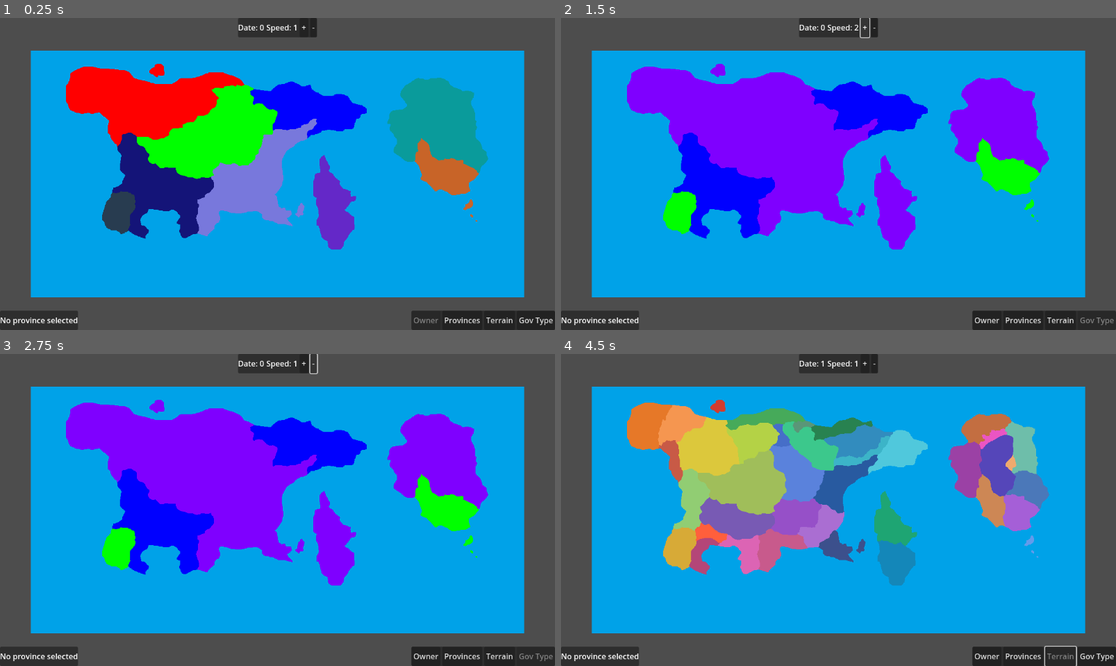
Above: before the commit, frames 1-4 (two rows, left to right).
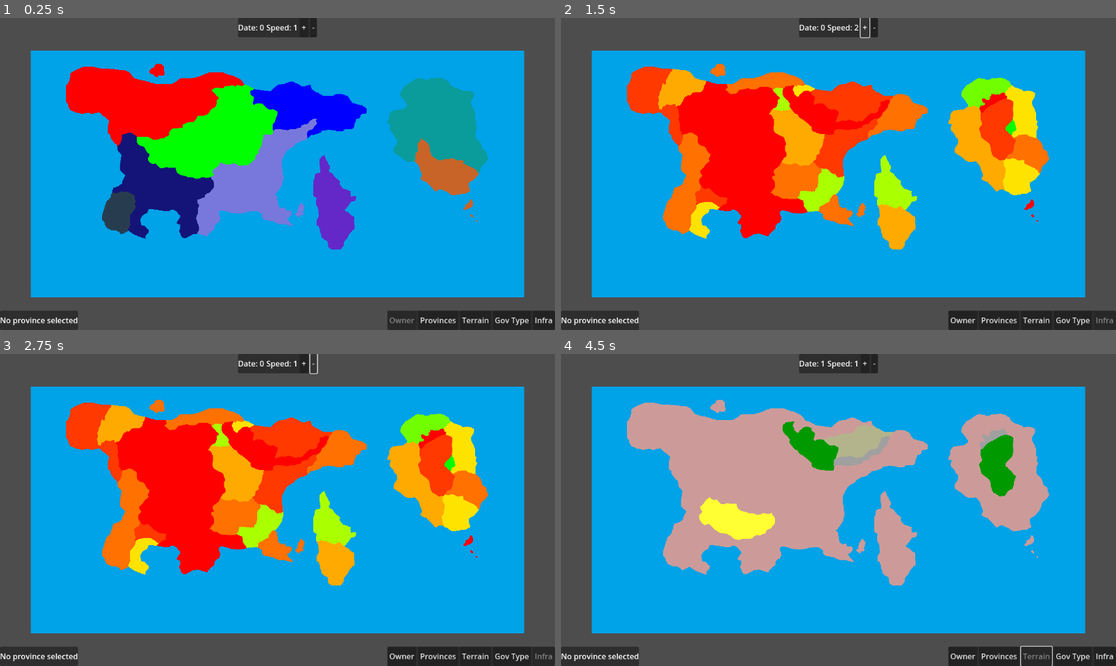
Above: after the commit, the same moments.

Repository: tsallustro/map-game
Game: Godot game, scene res://main.tscn
The game is run twice, just before and just after one commit, with the same random seed, the same clock (stepped at 60 frames per second) and the same inputs.
Inputs (mouse positions are in pixels of both pictures, inside the frame that each line leads up to):
- Up to frame 1 (0.25 s): no input
- Up to frame 2 (1.5 s): click (1104, 320) at 0.5 s, where only the run after the commit has a clickable "Infra"; click "+" at 1.25 s
- Up to frame 3 (2.75 s): click "-" at 2 s
- Up to frame 4 (4.5 s): click "Owner" at 2.75 s; click "Provinces" at 3.5 s; click "Terrain" at 4.25 s

The runs differ from the first frame. In frame 1, 0.5% of the frame differs, in the area x 69-100%, y 93-100%; in frame 2, 24%; in frame 3, 24%; in frame 4, 24%, in the area x 11-100%, y 14-100%.

Commit message:
Infra map mode

Diff:
--- a/data/provinces.json
+++ b/data/provinces.json
@@ -7,7 +7,7 @@
 			60.0,
 			45.0
 		],
-		"infrastructure": 1,
+		"infrastructure": 3.0,
 		"owner": "NWT",
 		"terrain": "PLAIN"
 	},
@@ -19,7 +19,7 @@
 			120.0,
 			40.0
 		],
-		"infrastructure": 1,
+		"infrastructure": 2.0,
 		"owner": "NWT",
 		"terrain": "PLAIN"
 	},
@@ -31,7 +31,7 @@
 			90.0,
 			70.0
 		],
-		"infrastructure": 1,
+		"infrastructure": 2.0,
 		"owner": "NWT",
 		"terrain": "PLAIN"
 	},
@@ -43,7 +43,7 @@
 			150.0,
 			80.0
 		],
-		"infrastructure": 1,
+		"infrastructure": 4.0,
 		"owner": "NWT",
 		"terrain": "PLAIN"
 	},
@@ -55,7 +55,7 @@
 			200.0,
 			60.0
 		],
-		"infrastructure": 1,
+		"infrastructure": 1.0,
 		"owner": "NWT",
 		"terrain": "PLAIN"
 	},
@@ -67,7 +67,7 @@
 			210.0,
 			70.0
 		],
-		"infrastructure": 1,
+		"infrastructure": 1.0,
 		"owner": "NWT",
 		"terrain": "PLAIN"
 	},
@@ -79,7 +79,7 @@
 			190.0,
 			90.0
 		],
-		"infrastructure": 1,
+		"infrastructure": 1.0,
 		"owner": "HRS",
 		"terrain": "PLAIN"
 	},
@@ -91,7 +91,7 @@
 			170.0,
 			90.0
 		],
-		"infrastructure": 1,
+		"infrastructure": 3.0,
 		"owner": "NWT",
 		"terrain": "PLAIN"
 	},
@@ -103,7 +103,7 @@
 			200.0,
 			140.0
 		],
-		"infrastructure": 1,
+		"infrastructure": 1.0,
 		"owner": "HRS",
 		"terrain": "FOREST"
 	},
@@ -115,7 +115,7 @@
 			150.0,
 			120.0
 		],
-		"infrastructure": 1,
+		"infrastructure": 5.0,
 		"owner": "HRS",
 		"terrain": "PLAIN"
 	},
@@ -127,7 +127,7 @@
 			130.0,
 			80.0
 		],
-		"infrastructure": 1,
+		"infrastructure": 2.0,
 		"owner": "NET",
 		"terrain": "PLAIN"
 	},
@@ -139,7 +139,7 @@
 			180.0,
 			200.0
 		],
-		"infrastructure": 1,
+		"infrastructure": 1.0,
 		"owner": "NET",
 		"terrain": "MOUNTAIN"
 	},
@@ -151,7 +151,7 @@
 			140.0,
 			190.0
 		],
-		"infrastructure": 1,
+		"infrastructure": 2.0,
 		"owner": "NET",
 		"terrain": "HILL"
 	},
@@ -163,7 +163,7 @@
 			200.0,
 			220.0
 		],
-		"infrastructure": 1,
+		"infrastructure": 3.0,
 		"owner": "NET",
 		"terrain": "PLAIN"
 	},
@@ -175,7 +175,7 @@
 			110.0,
 			200.0
 		],
-		"infrastructure": 5,
+		"infrastructure": 7.0,
 		"owner": "HRS",
 		"terrain": "PLAIN"
 	},
@@ -187,7 +187,7 @@
 			130.0,
 			220.0
 		],
-		"infrastructure": 1,
+		"infrastructure": 4.0,
 		"owner": "HRS",
 		"terrain": "PLAIN"
 	},
@@ -199,7 +199,7 @@
 			90.0,
 			160.0
 		],
-		"infrastructure": 1,
+		"infrastructure": 2.0,
 		"owner": "NYM",
 		"terrain": "PLAIN"
 	},
@@ -211,7 +211,7 @@
 			80.0,
 			140.0
 		],
-		"infrastructure": 1,
+		"infrastructure": 3.0,
 		"owner": "NYM",
 		"terrain": "PLAIN"
 	},
@@ -223,7 +223,7 @@
 			90.0,
 			180.0
 		],
-		"infrastructure": 1,
+		"infrastructure": 1.0,
 		"owner": "ORM",
 		"terrain": "DESERT"
 	},
@@ -235,7 +235,7 @@
 			80.0,
 			200.0
 		],
-		"infrastructure": 1,
+		"infrastructure": 3.0,
 		"owner": "NYM",
 		"terrain": "PLAIN"
 	},
@@ -247,7 +247,7 @@
 			110.0,
 			210.0
 		],
-		"infrastructure": 4,
+		"infrastructure": 7.0,
 		"owner": "NYM",
 		"terrain": "PLAIN"
 	},
@@ -259,7 +259,7 @@
 			90.0,
 			140.0
 		],
-		"infrastructure": 1,
+		"infrastructure": 1.0,
 		"owner": "NYM",
 		"terrain": "PLAIN"
 	},
@@ -271,7 +271,7 @@
 			100.0,
 			180.0
 		],
-		"infrastructure": 1,
+		"infrastructure": 1.0,
 		"owner": "ORM",
 		"terrain": "PLAIN"
 	},
@@ -283,7 +283,7 @@
 			70.0,
 			120.0
 		],
-		"infrastructure": 1,
+		"infrastructure": 5.0,
 		"owner": "ORM",
 		"terrain": "PLAIN"
 	},
@@ -295,7 +295,7 @@
 			95.0,
 			60.0
 		],
-		"infrastructure": 1,
+		"infrastructure": 2.0,
 		"owner": "ORM",
 		"terrain": "PLAIN"
 	},
@@ -307,7 +307,7 @@
 			170.0,
 			55.0
 		],
-		"infrastructure": 3,
+		"infrastructure": 3.0,
 		"owner": "EMB",
 		"terrain": "PLAIN"
 	},
@@ -319,7 +319,7 @@
 			205.0,
 			115.0
 		],
-		"infrastructure": 1,
+		"infrastructure": 3.0,
 		"owner": "ORM",
 		"terrain": "PLAIN"
 	},
@@ -331,7 +331,7 @@
 			165.0,
 			115.0
 		],
-		"infrastructure": 1,
+		"infrastructure": 7.0,
 		"owner": "NEU",
 		"terrain": "PLAIN"
 	},
@@ -343,7 +343,7 @@
 			135.0,
 			185.0
 		],
-		"infrastructure": 1,
+		"infrastructure": 4.0,
 		"owner": "NEU",
 		"terrain": "PLAIN"
 	},
@@ -355,7 +355,7 @@
 			155.0,
 			235.0
 		],
-		"infrastructure": 1,
+		"infrastructure": 1.0,
 		"owner": "MOR",
 		"terrain": "PLAIN"
 	},
@@ -367,7 +367,7 @@
 			70.0,
 			185.0
 		],
-		"infrastructure": 1,
+		"infrastructure": 2.0,
 		"owner": "AST",
 		"terrain": "FOREST"
 	},
@@ -379,7 +379,7 @@
 			65.0,
 			165.0
 		],
-		"infrastructure": 1,
+		"infrastructure": 4.0,
 		"owner": "AST",
 		"terrain": "PLAIN"
 	},
@@ -391,7 +391,7 @@
 			85.0,
 			195.0
 		],
-		"infrastructure": 1,
+		"infrastructure": 1.0,
 		"owner": "AST",
 		"terrain": "MOUNTAIN"
 	},
@@ -403,7 +403,7 @@
 			110.0,
 			65.0
 		],
-		"infrastructure": 1,
+		"infrastructure": 8.0,
 		"owner": "AST",
 		"terrain": "PLAIN"
 	},
@@ -415,7 +415,7 @@
 			170.0,
 			110.0
 		],
-		"infrastructure": 6,
+		"infrastructure": 10.0,
 		"owner": "AST",
 		"terrain": "PLAIN"
 	},
@@ -427,7 +427,7 @@
 			190.0,
 			170.0
 		],
-		"infrastructure": 1,
+		"infrastructure": 5.0,
 		"owner": "AST",
 		"terrain": "PLAIN"
 	},
@@ -439,7 +439,7 @@
 			120.0,
 			185.0
 		],
-		"infrastructure": 1,
+		"infrastructure": 3.0,
 		"owner": "AST",
 		"terrain": "PLAIN"
 	},
@@ -451,7 +451,7 @@
 			95.0,
 			215.0
 		],
-		"infrastructure": 1,
+		"infrastructure": 5.0,
 		"owner": "MOR",
 		"terrain": "PLAIN"
 	},
@@ -463,7 +463,7 @@
 			135.0,
 			85.0
 		],
-		"infrastructure": 4,
+		"infrastructure": 4.0,
 		"owner": "MOR",
 		"terrain": "PLAIN"
 	}
--- a/main.tscn
+++ b/main.tscn
@@ -111,3 +111,7 @@
 [node name="GovTypeViewButton" type="Button" parent="UI/ViewButtons/HBoxContainer"]
 layout_mode = 2
 text = "Gov Type"
+
+[node name="InfraViewButton" type="Button" parent="UI/ViewButtons/HBoxContainer"]
+layout_mode = 2
+text = "Infra"
--- a/scripts/Enums.gd
+++ b/scripts/Enums.gd
@@ -1,6 +1,6 @@
 class_name Enums
 
-enum ViewMode { OWNER = 0, PROVINCE = 1, TERRAIN =2, GOVTYPE =3}
+enum ViewMode { OWNER = 0, PROVINCE = 1, TERRAIN =2, GOVTYPE =3, INFRA =4}
 
 enum TerrainType {FOREST, PLAIN, MOUNTAIN, DESERT, HILL, INDETERMINATE = -1}
 
--- a/scripts/Main.gd
+++ b/scripts/Main.gd
@@ -8,6 +8,7 @@
 @onready var owner_btn: Button = $UI/ViewButtons/HBoxContainer/OwnerViewButton
 @onready var terrain_btn: Button = $UI/ViewButtons/HBoxContainer/TerrainViewButton
 @onready var gt_btn: Button = $UI/ViewButtons/HBoxContainer/GovTypeViewButton
+@onready var infra_btn: Button = $UI/ViewButtons/HBoxContainer/InfraViewButton
 
 # Speed Buttons
 @onready var speed_up_btn: Button = $"UI/Top Panel/HBoxContainer/HBoxContainer2/SpeedUpButton"
@@ -19,6 +20,7 @@
 	owner_btn.pressed.connect(_on_owner_view_pressed)
 	terrain_btn.pressed.connect(_on_terrain_view_pressed)
 	gt_btn.pressed.connect(_on_gt_view_pressed)
+	infra_btn.pressed.connect(_on_infra_view_pressed)
 
 	speed_up_btn.pressed.connect(_on_speed_up_pressed)
 	speed_down_btn.pressed.connect(_on_speed_down_pressed)
@@ -48,12 +50,16 @@
 func _on_gt_view_pressed() -> void:
 	GameState.set_view_mode(Enums.ViewMode.GOVTYPE)
 
+func _on_infra_view_pressed() -> void:
+	GameState.set_view_mode(Enums.ViewMode.INFRA)
+
 func _on_view_mode_changed(mode: int) -> void:
 	# Visual feedback: disable active button
 	owner_btn.disabled = (mode == Enums.ViewMode.OWNER)
 	province_btn.disabled = (mode == Enums.ViewMode.PROVINCE)
 	terrain_btn.disabled = (mode == Enums.ViewMode.TERRAIN)
 	gt_btn.disabled = (mode == Enums.ViewMode.GOVTYPE)
+	infra_btn.disabled = (mode == Enums.ViewMode.INFRA)
 
 	print("Set view mode: "+str(mode))
 
--- a/scripts/MapRenderer.gd
+++ b/scripts/MapRenderer.gd
@@ -31,6 +31,9 @@
 	var owner_arr := PackedColorArray()
 	var terrain_arr := PackedColorArray()
 	var gt_arr := PackedColorArray()
+	var infra_arr := PackedColorArray()
+
+	var province_infra_values := Array()
 
 	for p in GameState.provinces:
 		var mc: Array = p["mask_color"]
@@ -45,10 +48,21 @@
 		var p_gt_color : Color = GameState.get_gt_color_by_country_id(owner_id)
 		gt_arr.append(p_gt_color)
 
+		var p_infra_value := GameState.get_province_infra_by_id(p["id"])
+		province_infra_values.append(p_infra_value)
+
+	var max_infra = province_infra_values.max()
+	var min_infra = province_infra_values.min()
+	for i in range(province_infra_values.size()):
+		var infra_value =  province_infra_values[i]
+		var color = Utils.get_gradient_value_ryg(infra_value, min_infra, max_infra)
+		infra_arr.append(color)
+
 	_mat.set_shader_parameter("prov_colors", prov_arr)
 	_mat.set_shader_parameter("owner_colors", owner_arr)
 	_mat.set_shader_parameter("terrain_colors", terrain_arr)
 	_mat.set_shader_parameter("gt_colors", gt_arr)
+	_mat.set_shader_parameter("infra_colors", infra_arr)
 
 func _on_view_mode_changed(mode: int) -> void:
 	_mat.set_shader_parameter("view_mode", mode)
--- a/scripts/UI/InfoPanel.gd
+++ b/scripts/UI/InfoPanel.gd
@@ -17,4 +17,10 @@
 	label.text = _build_label_text(province_id, province_data)
 
 func _build_label_text(province_id: String, province_data: Dictionary) -> String:
-	return "%s\nID: %s\nOwner: %s\nTerrain: %s" % [province_data["name"], province_id, GameState.get_country_name_by_country_id(province_data["owner"]), province_data["terrain"]]
+	var p_name = province_data["name"]
+	var p_owner_tag = province_data["owner"]
+	var p_owner_name = GameState.get_country_name_by_country_id(province_data["owner"])
+	var p_terrain = province_data["terrain"]
+	var p_infra = province_data["infrastructure"]
+	var owner_total_infra = GameState.get_total_infra_by_country_id(p_owner_tag)
+	return "%s\nID: %s\nOwner: %s (%s)\nTerrain: %s\nInfra %d (Total: %d)" % [p_name, province_id, p_owner_name, p_owner_tag, p_terrain, p_infra, owner_total_infra]
--- /dev/null
+++ b/scripts/Utils.gd
@@ -0,0 +1,15 @@
+class_name Utils
+
+static func get_gradient_value_ryg(value : int, min_value : int, max_value : int) -> Color:
+	if min_value == max_value:
+		return Color.YELLOW
+
+	var t := float(value - min_value) / float(max_value - min_value)
+	t = clamp(t, 0.0, 1.0)
+
+	if t <= 0.5:
+		# Red → Yellow
+		return Color.RED.lerp(Color.YELLOW, t / 0.5)
+	else:
+		# Yellow → Green
+		return Color.YELLOW.lerp(Color.GREEN, (t - 0.5) / 0.5)
--- a/scripts/autoload/GameState.gd
+++ b/scripts/autoload/GameState.gd
@@ -202,6 +202,11 @@
 func get_province_infra_by_id(province_id: String) -> int:
 	return province_infra_by_id[province_id]
 
+func get_total_infra_by_country_id(country_id: String) -> int:
+	var total = 0
+	for p in provinces:
+		if p["owner"] == country_id: total += p["infrastructure"]
+	return total
 
 # Province selection/highlight
 func select_province_by_maskkey(mask_key: String) -> void:
--- a/shaders/province_highlight.gdshader
+++ b/shaders/province_highlight.gdshader
@@ -9,6 +9,7 @@
 uniform vec4 owner_colors[39];
 uniform vec4 terrain_colors[39];
 uniform vec4 gt_colors[39];
+uniform vec4 infra_colors[39];
 
 uniform vec4 outline_color : source_color = vec4(1.0, 1.0, 0.0, 1.0);
 uniform float enabled_outline = 1.0;
@@ -54,9 +55,11 @@
 			} else if (view_mode == 1){ // Province view
 				recolor = prov_colors[idx].rgb;
 			} else if (view_mode == 2){ // Terrain view
-				recolor = prov_colors[idx].rgb;
-			}else { // GT view
+				recolor = terrain_colors[idx].rgb;
+			} else if (view_mode == 3){ // GT view
 				recolor = gt_colors[idx].rgb;
+			}else { // infra view
+				recolor = infra_colors[idx].rgb;
 			}
 		}
 	}
Not shown, added: scripts/Utils.gd.uid
